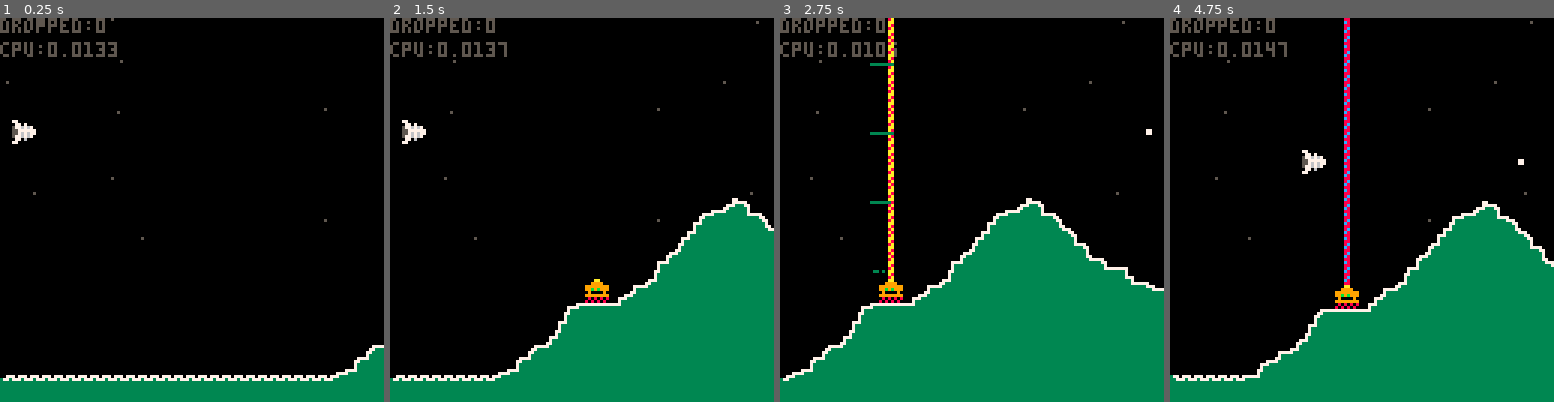
Above: before the commit, frames 1-4 (left to right).
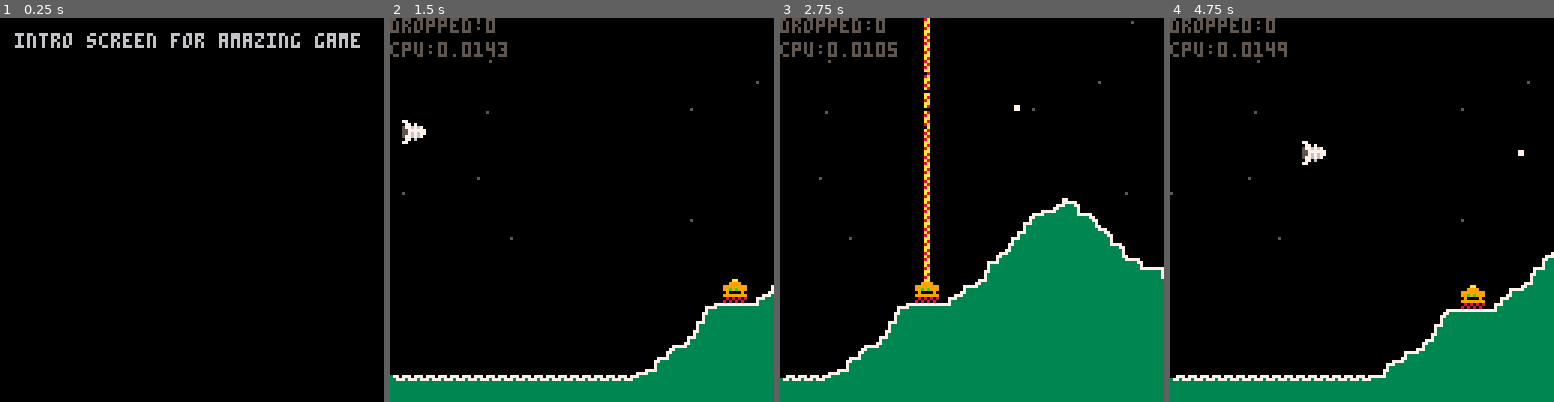
Above: after the commit, the same moments.

Repository: alexhunsley/pico-raider
Game: PICO-8 cartridge raider.p8
Two runs of this game, one before a commit and one after it. Both use one fixed random seed, a clock stepped at 60 frames per second and the inputs below.
Inputs:
- Up to frame 1 (0.25 s): no input
- Up to frame 2 (1.5 s): tap O (Z key) at 0.7 s
- Up to frame 3 (2.75 s): hold Right 1.6-2.1 s; tap O (Z key) at 1.7, 2.1, 2.5 s; hold Up 2.15-2.42 s; hold Right from 2.47 s (still down)
- Up to frame 4 (4.75 s): tap O (Z key) every 0.4 s from 2.9 to 4.5 s; release Right at 3.03 s; hold Left 3.08-3.58 s; hold Down 3.63-3.97 s; hold Right 4.02-4.68 s; hold Up from 4.73 s (still down)

The runs differ from the first frame. In frame 1, 10% of the frame differs, in the area x 0-100%, y 0-100%; in frame 2, 15%; in frame 3, 10%; in frame 4, 16%, in the area x 0-100%, y 0-95%.

Commit message:
Improved game state and now have placeholder intro screen

Diff:
--- a/raider.p8
+++ b/raider.p8
@@ -1,9 +1,8 @@
 pico-8 cartridge // http://www.pico-8.com
 version 8
 __lua__
-gs_intro=0
-gs_playing=1
-gamestate=gs_intro
+gs_intro=1
+gs_game=2
 update_draw_counter=0
 
 stars={}
@@ -43,6 +42,15 @@
 landhalf=(highestland-lowestland)/2
 
 levels={}
+
+function _init()
+ --createstars()
+
+-- draw_func=draw_game
+-- update_func=update_game
+
+ enter_state(gs_intro)
+end
 
 function myrnd(x)
  vl=rnd(x)
@@ -112,13 +120,11 @@
  player.yspeed=1
  player.spr=16
  player.score=0
- player.lives=3
-end
-
-function _init()
- --createstars()
- initplayer()
- resetlevel()
+ player.lives=1
+ --prevent initial bullet fire
+ --from hitting btn4 on intro
+ --screen
+ player.bulletfiredown=1
 end
 
 function splitsprvert(spritenum,x,y,spacing)
@@ -277,12 +283,12 @@
 	 player.y>playerminy) then
 	  player.y=player.y-player.yspeed end
  if (btn(4)) then
-  if bulletfiredown==0 then
+  if player.bulletfiredown==0 then
    dofire(4)
-   bulletfiredown=1
+   player.bulletfiredown=1
   end
  else
-  bulletfiredown=0
+  player.bulletfiredown=0
  end
 end
 
@@ -355,31 +361,6 @@
  end
 end
 
-function _update()
- update_draw_counter+=1
--- if rando==-1 then
---  rando=myrnd(1000)
--- end
-
--- fr=(fr+1)%128
- if player.explodingidx>0 then
-  return
- end
-
- for i=1,landscapespeed do
-  updatelandscape()
- end
-
- updateplayer()
-
- foreach(bullets,updatebullet)
- foreach(stars,updatestar)
-
- foreach(baddies,updatebaddy)
- foreach(blasters,updateblaster)
- --print("asd"..distfromcentre)
-end
-
 function drawfadespr(s)
  if s.fadeidx>0 then
   allpaletteto(fadecols[s.fadeidx])
@@ -458,6 +439,10 @@
 function playerdied()
 -- lose a life and reset play
  player.lives-=1
+ if player.lives==0 then
+  enter_state(gs_intro)
+  return
+ end
  resetlevel()
 end
 
@@ -488,13 +473,58 @@
  rect(b.x,b.y,b.x+1,b.y+1,7)
 end
 
+-------------------------------
+-------------------------------
+
+function _update()
+ update_draw_counter+=1
+ update_func()
+end
+
 function _draw()
  update_draw_counter-=1
+ draw_func()
+end
+
+-------------------------------
+-------------------------------
+-- intro funcs
+
+function update_intro()
+ if btnp(4) then
+  enter_state(gs_game)
+ end
+end
+
+function draw_intro()
  cls()
- foreach(stars,drawstar)
--- spr(1,1,80)
- --prdebug()
- prdebug2()
+ print("intro screen for amazing game",5,5)
+end
+
+-------------------------------
+-------------------------------
+-- main game funcs
+
+function update_game()
+
+ if player.explodingidx>0 then
+  return
+ end
+
+ for i=1,landscapespeed do
+  updatelandscape()
+ end
+
+ updateplayer()
+
+ foreach(bullets,updatebullet)
+ foreach(stars,updatestar)
+
+ foreach(baddies,updatebaddy)
+ foreach(blasters,updateblaster)
+end
+
+function draw_landscape()
  lidx=1+levelsidx%128
  line(0,128,
       0,levels[lidx],
@@ -510,11 +540,50 @@
   line(x,levels[lidxold],
        x,levels[lidx],7)
  end
-
+end
+
+function draw_game()
+ cls()
+ foreach(stars,drawstar)
+
+ prdebug2()
+
+ draw_landscape()
  foreach(baddies,drawfadespr)
  foreach(blasters,drawblaster)
  foreach(bullets,drawbullet)
  drawship()
+end
+
+-------------------------------
+-------------------------------
+--state etc
+
+function setup_state_intro()
+--todo
+ --print("setup state intro")
+ update_func=update_intro
+ draw_func=draw_intro
+ --print("ssi done!")
+end
+
+function setup_state_game()
+ --print("setup state game")
+ update_func=update_game
+ draw_func=draw_game
+ initplayer()
+ resetlevel()
+end
+
+setup_state_funcs=
+ {setup_state_intro,
+  setup_state_game}
+
+function enter_state(s)
+ --print("entering state "..s)
+ game_state=s
+ init_func=setup_state_funcs[s]
+ init_func()
 end
 
 __gfx__
